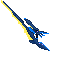
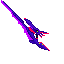
Comparing the layer stacks of the two 64 × 64 images. Changes:
added group "Groupe de calques" with 8 layers above "exe_lilac_mpbl_charging_1.png #1" over [1, 0, 50, 51]
moved "Calque #2" into group "Groupe de calques", painted on it over [37, 31, 43, 45]
added layer "Calque #4" (color) in group "Groupe de calques" over [24, 18, 50, 51]
"Calque #3": blend color → lch color, moved it into group "Groupe de calques", painted on it over [24, 18, 50, 51]
moved "Calque" into group "Groupe de calques", painted on it over [3, 1, 49, 51]
added layer "Calque #5" (hue) in group "Groupe de calques" over [1, 0, 43, 45]
"Calque #1": blend color → lch color, moved it into group "Groupe de calques", painted on it over [1, 0, 43, 45]
moved "exe_lilac_mpbl_charging_1.png" into group "Groupe de calques", painted on it over [1, 0, 50, 51]
added layer "exe_lilac_mpbl_charging_1.png #2" in group "Groupe de calques" over [1, 0, 50, 51]
